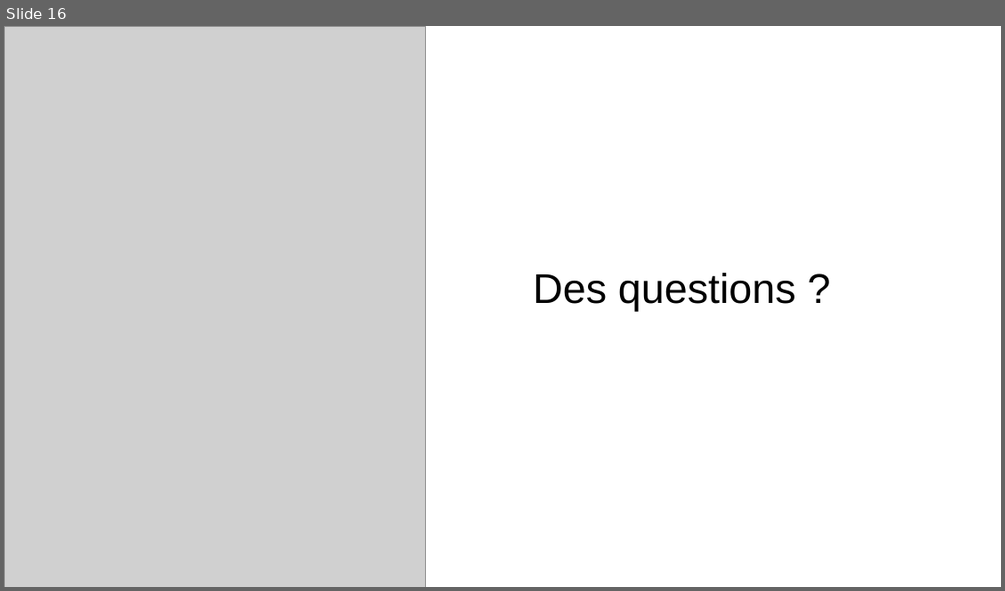
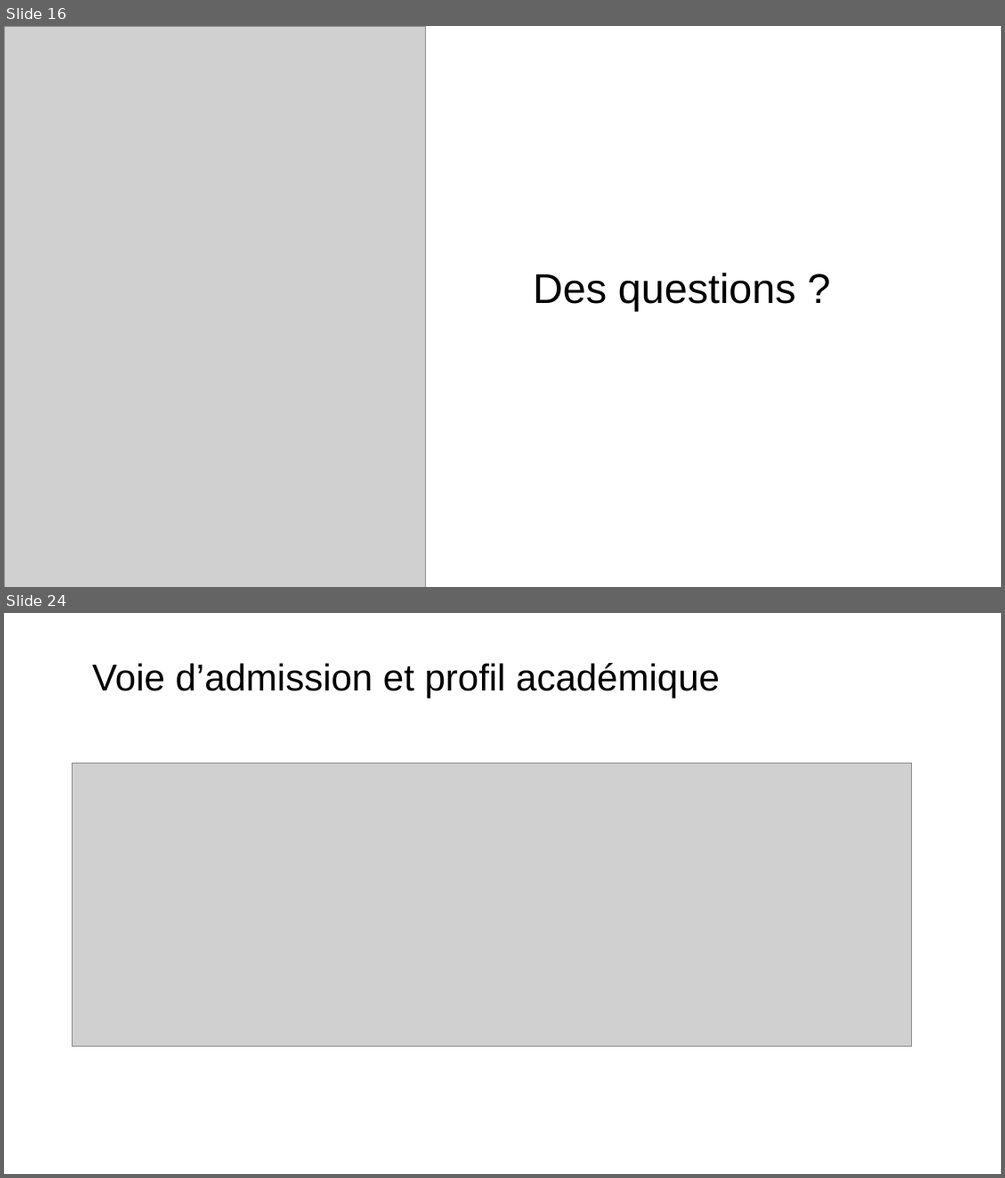
Before and after one commit to chlesieur/analyse_bdd_eleves_ensai, a slide deck: presentation/Presentation_trajectoires_etudiants_ENSAI_version_CER.pptx. Shown one above the other, each under a label of ours: slide 16 before the commit, slides 16 and 24 after it; the slides between them are not shown. The pictures are 1005x591 and 1005x1178 pixels, drawn with LibreOffice and Linux fonts; fonts in the diff are those of the drawing; grey boxes stand for pictures; background and template pictures are left out. Boxes give left, top, right and bottom in pixels: in the first picture for what was removed or moved away, otherwise in the second. Text is boxed around its words. In the diff, an @@ line names an element or a change of style, - is before the commit and + after.

```diff
--- a/presentation/Presentation_trajectoires_etudiants_ENSAI_version_CER.pptx
+++ b/presentation/Presentation_trajectoires_etudiants_ENSAI_version_CER.pptx
@@ slide 24 added at [4,613,1001,1174], background picture (left out) @@
@@ text added at [92,663,720,698], 36 pt, text #000000 @@
+Voie d’admission et profil académique
@@ picture added at [72,763,911,1046] @@
@@ picture added at [116,763,889,1023] @@
```
Also in this commit, not shown: 14 other slides added, 2 other files.
